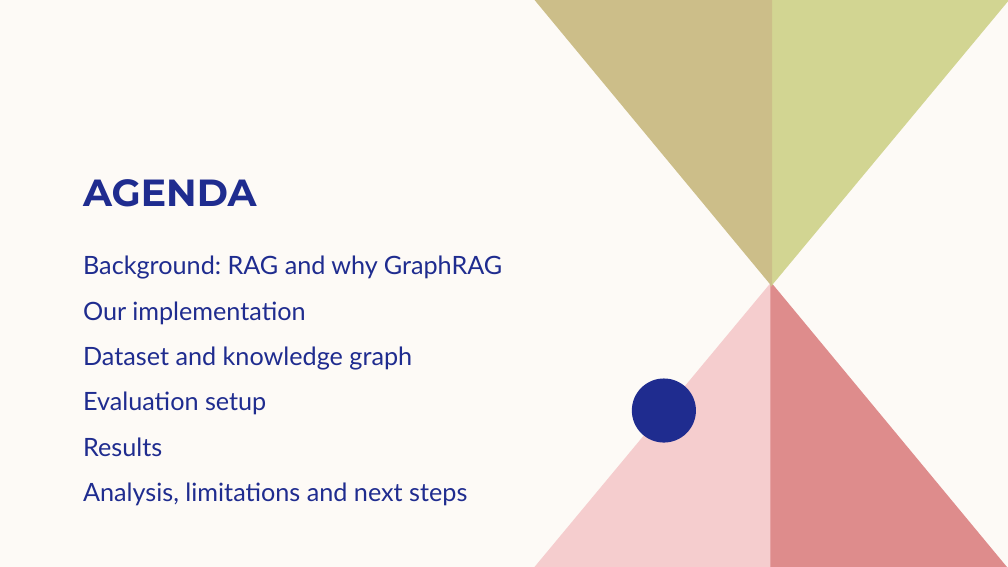
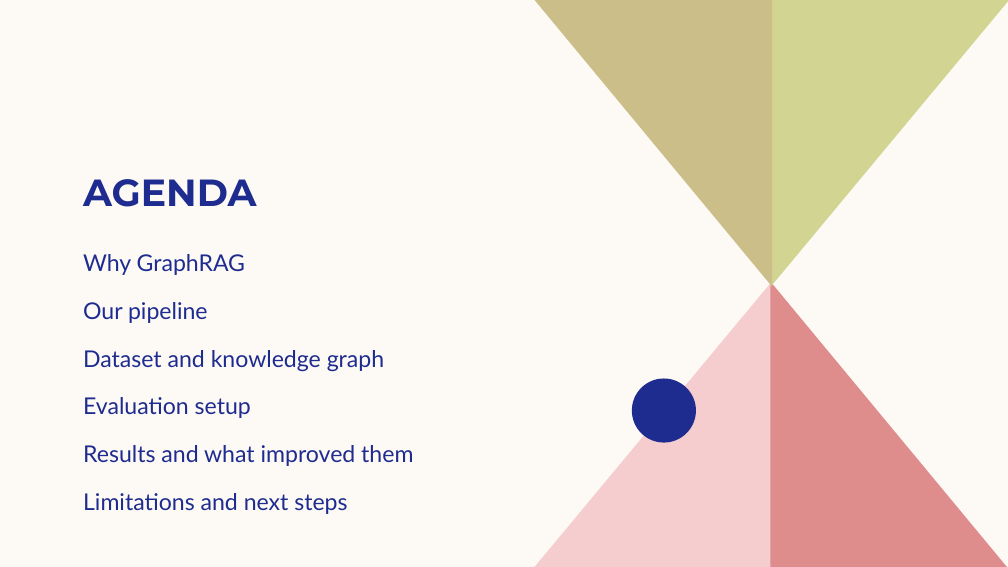
Before and after one commit to Kiki150804/sdm_proj, a slide deck: slide 2 of presentation/GraphRAG_final.pptx. Drawn at 1008x567 pixels with LibreOffice and Linux fonts; fonts in the diff are those of the drawing. Boxes give left, top, right and bottom in pixels: in the first picture for what was removed or moved away, otherwise in the second. Text is boxed around its words. In the diff, an @@ line names an element or a change of style, - is before the commit and + after.

Commit message:
Map step reads community entity/relation details; GraphRAG now beats vector RAG on 3 of 4 criteria; fuller slides

```diff
--- a/presentation/GraphRAG_final.pptx
+++ b/presentation/GraphRAG_final.pptx
@@ text at bbox=[83, 254, 245, 323]: text changed; size 24 to 22 pt @@
-Background: RAG and why GraphRAG
-Our implementation
+Why GraphRAG
+Our pipeline
@@ text at bbox=[83, 350, 384, 418]: size 24 to 22 pt in "Dataset and knowledge graph", "Evaluation setup"; more space between paragraphs @@
@@ text at bbox=[83, 445, 413, 514]: text changed; size 24 to 22 pt @@
-Results
-Analysis, limitations and next steps
+Results and what improved them
+Limitations and next steps
```
Also in this commit, not shown: 11 other slides changed, 4 slides added, 4 slides removed, 18 other files.
